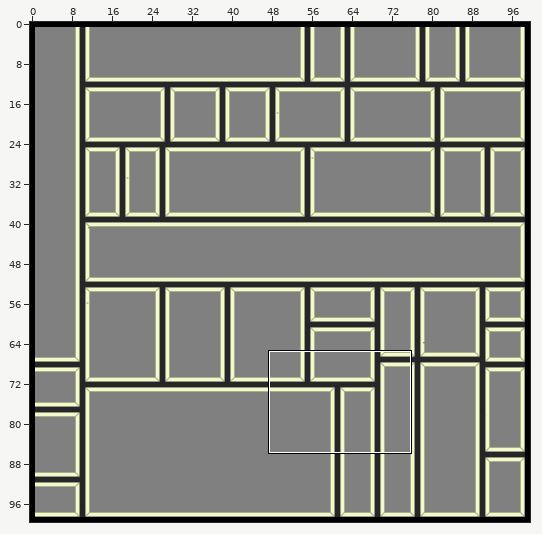
Tiled map -- desktop/Maps/test.tmx. The picture above shows the old version from afar; the outline marks the close-up.
Close-up. Before the commit:
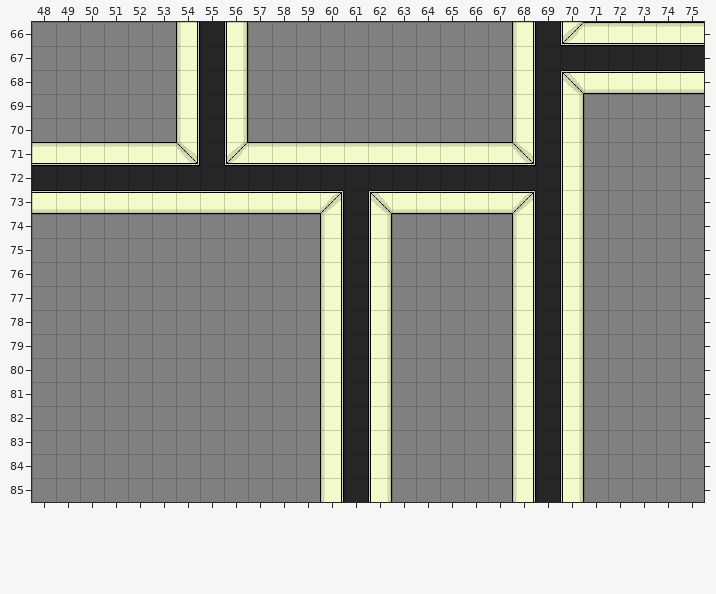
Cells are 32x32 px. Shown: x 48..75, y 66..85. The commit also changed other parts of the map, which this record leaves out.
New version:
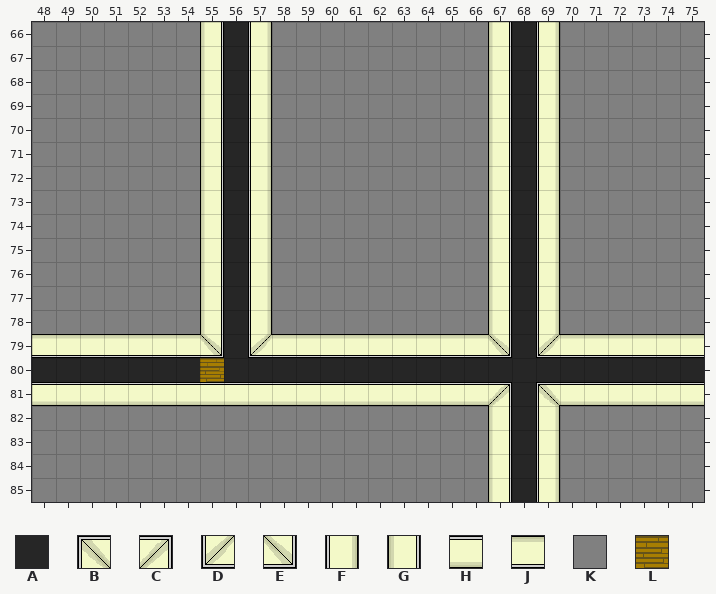
Key: from "Office01": A 0, B 2, C 3, D 4, E 5, F 10, G 20, H 30, J 40, K 50, L 99.
_ is an empty cell.
Diff:
Layer "tileLayer":
y 66: x 54..57 GAFK -> KGAF; x 67..75 KGADJJJJJ -> GAFKKKKKK
y 67: x 54..57 GAFK -> KGAF; x 67..75 KGAAAAAAA -> GAFKKKKKK
y 68: x 54..57 GAFK -> KGAF; x 67..75 KGABHHHHH -> GAFKKKKKK
y 69..70: x 54..57 GAFK -> KGAF; x 67..70 KGAF -> GAFK
y 71: x 48..70 JJJJJJEADJJJJJJJJJJJEAF -> KKKKKKKGAFKKKKKKKKKGAFK
y 72: x 48..55 AAAAAAAA -> KKKKKKKG; x 57..67 AAAAAAAAAAA -> FKKKKKKKKKG; x 69..70 AF -> FK
y 73: x 48..70 HHHHHHHHHHHHCABHHHHHCAF -> KKKKKKKGAFKKKKKKKKKGAFK
y 74..78: x 55..57 KKK -> GAF; x 60..62 GAF -> KKK; x 67..70 KGAF -> GAFK
y 79: x 48..75 KKKKKKKKKKKKGAFKKKKKGAFKKKKK -> JJJJJJJEADJJJJJJJJJEADJJJJJJ
y 80: x 48..60 KKKKKKKKKKKKG -> AAAAAAALAAAAA; x 62..68 FKKKKKG -> AAAAAAA; x 70..75 FKKKKK -> AAAAAA
y 81: x 48..75 KKKKKKKKKKKKGAFKKKKKGAFKKKKK -> HHHHHHHHHHHHHHHHHHHCABHHHHHH
y 82..85: x 60..62 GAF -> KKK; x 67..70 KGAF -> GAFK
Where, in picture pixels (left, top, right, bottom), the same in both close-ups:
changed: (32, 22, 704, 502)
